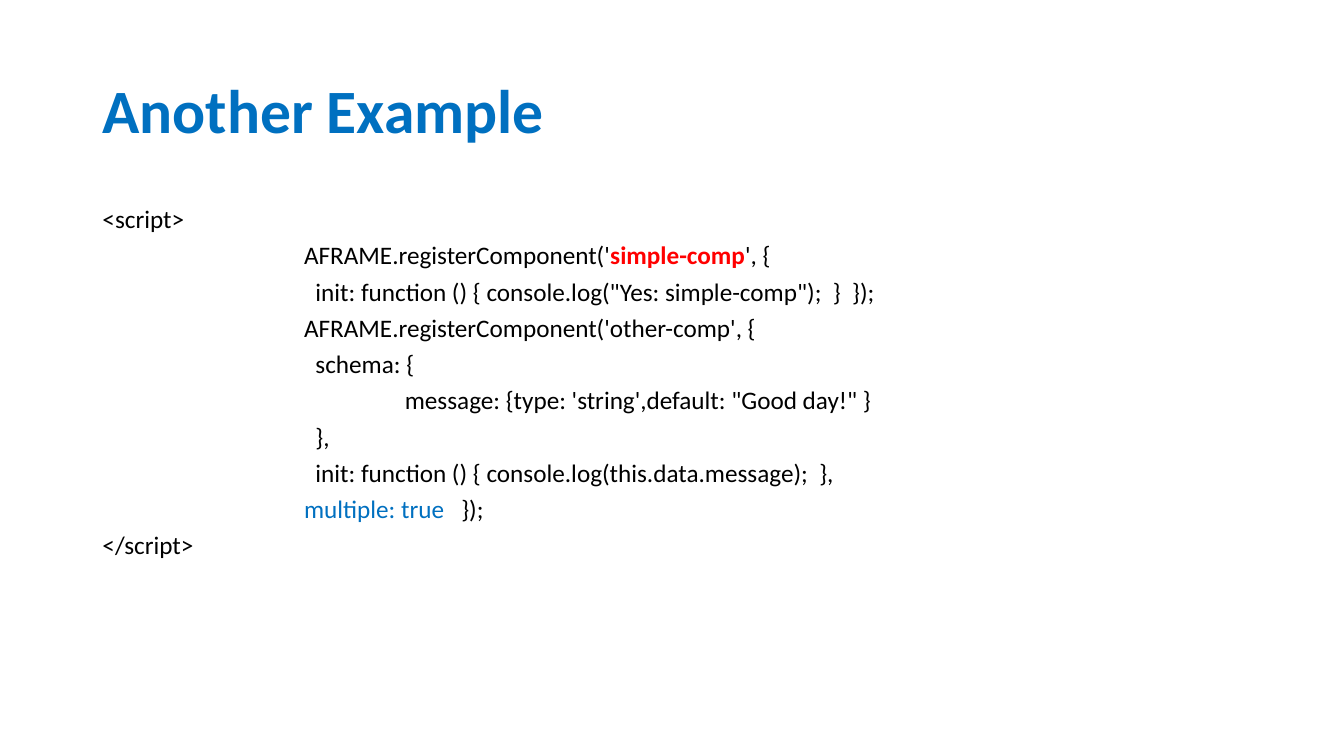
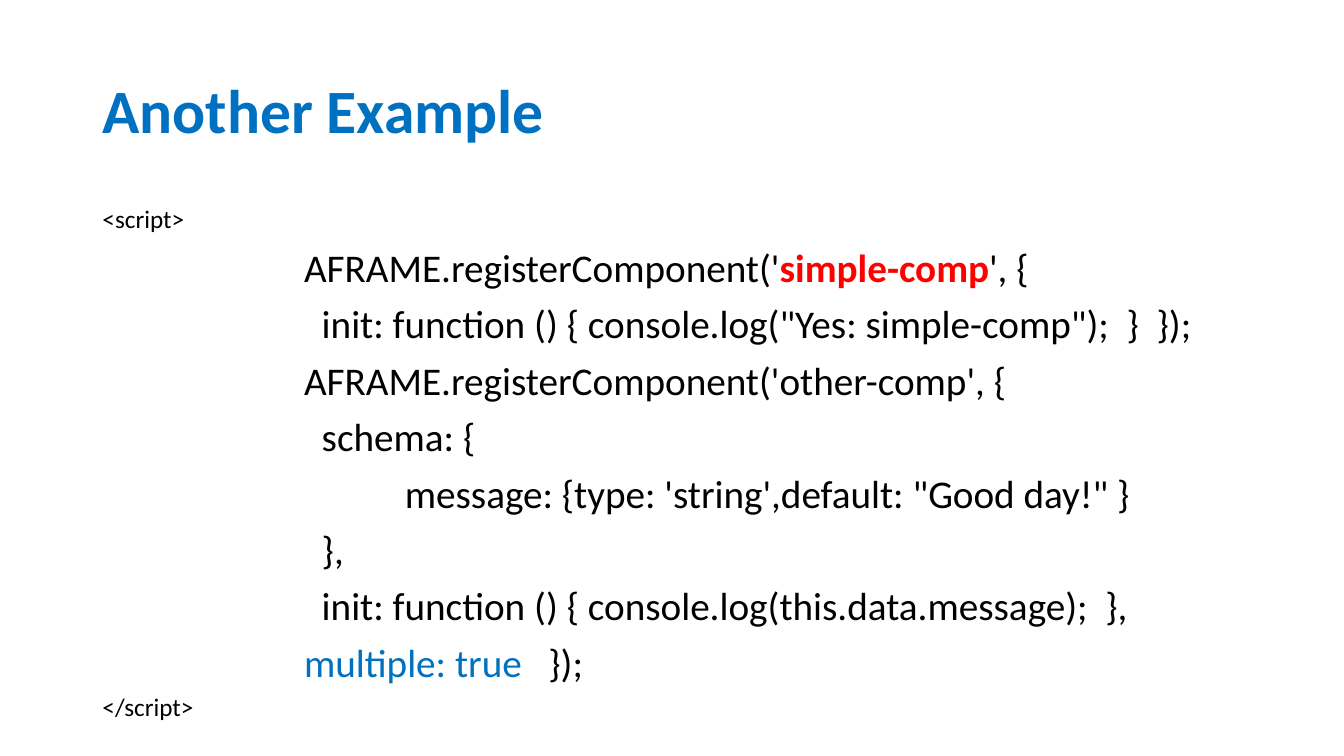
Before and after one commit to wonder-phil/UEMCON-2025, a slide deck: slide 7 of p05/Defining-a-frame-components.pptx. Drawn at 1344x756 pixels with LibreOffice and Linux fonts; fonts in the diff are those of the drawing. Boxes give left, top, right and bottom in pixels: in the first picture for what was removed or moved away, otherwise in the second. Text is boxed around its words. In the diff, an @@ line names an element or a change of style, - is before the commit and + after.

```diff
--- a/p05/Defining-a-frame-components.pptx
+++ b/p05/Defining-a-frame-components.pptx
@@ text at (304,253,1109,684): size 18 to 28 pt @@
```
Also in this commit, not shown: 1 other slide changed, 2 other files.
